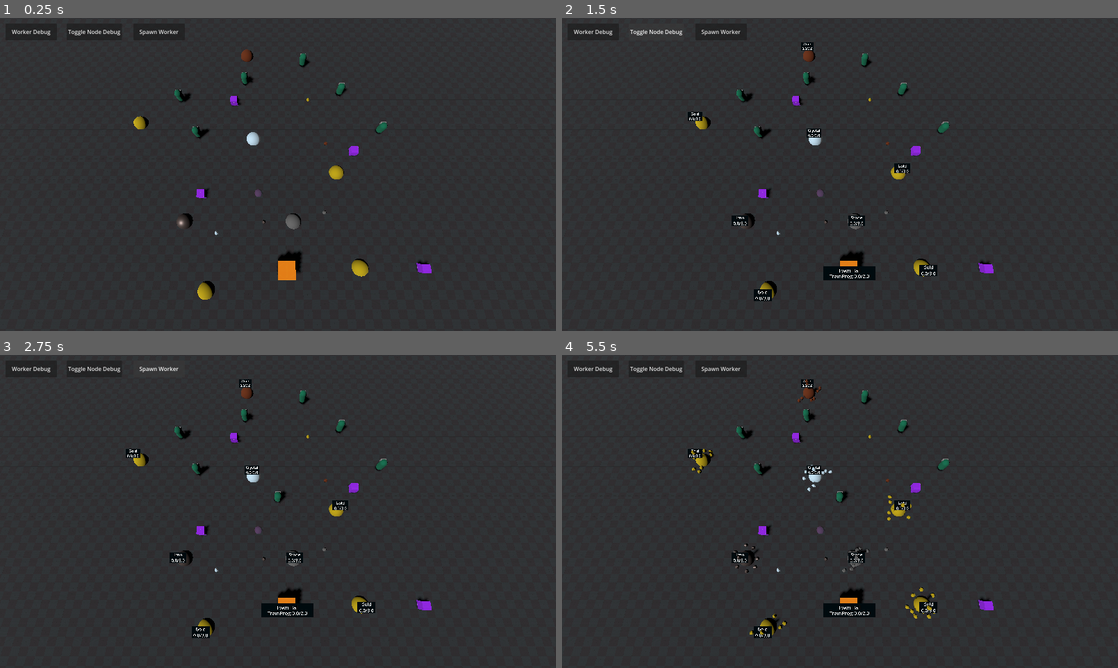
Above: before the commit, frames 1-4 (two rows, left to right).
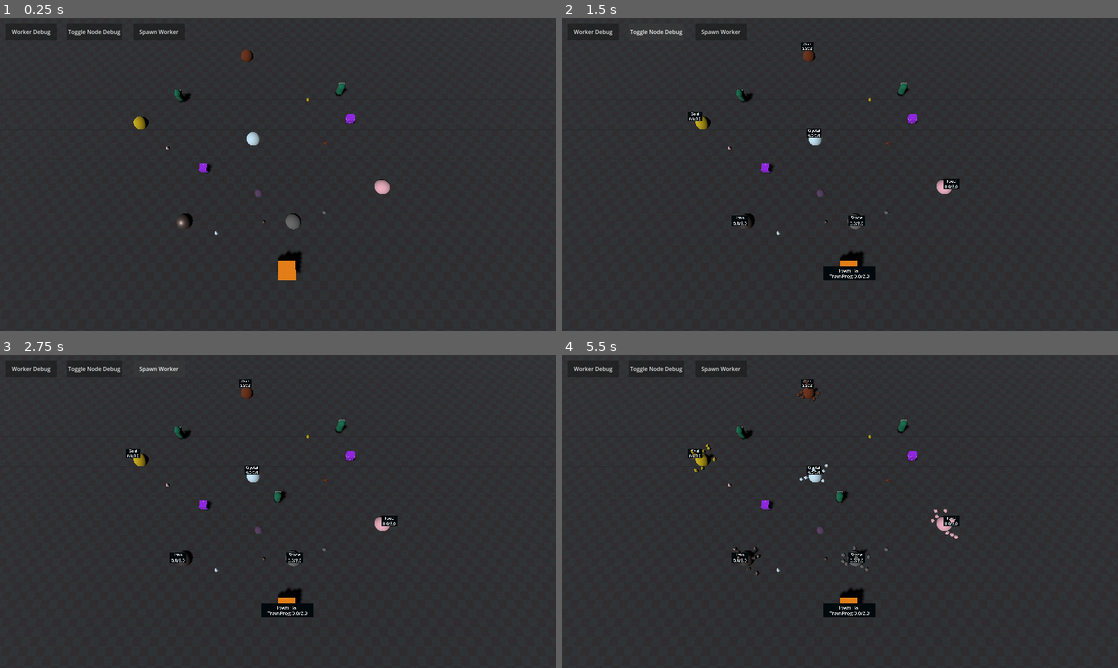
Above: after the commit, the same moments.

Repository: swpgamedev/outpost-defense
Game: Godot game, scene res://WorldScenes/TestScenes/worker_test_level.tscn
The game is run twice, just before and just after one commit, with the same random seed, the same clock (stepped at 60 frames per second) and the same inputs. The project has no main scene, so this scene is started directly.
Inputs (mouse positions are in pixels of both pictures, inside the frame that each line leads up to):
- Up to frame 1 (0.25 s): no input
- Up to frame 2 (1.5 s): click "Worker Debug" at 0.5 s; click "Toggle Node Debug" at 1.25 s
- Up to frame 3 (2.75 s): click "Spawn Worker" at 2 s
- Up to frame 4 (5.5 s): tap Enter (ui_accept) at 2.75, 3.5 s; move the mouse to (962, 495) at 2.77 s; hold D (move_right) 2.78-3.53 s; right-click (962, 495) at 2.85 s; click (962, 495) at 2.92 s; tap Space (jump) at 3.02, 3.77, 5.27 s; move the mouse to (728, 527) at 3.52 s; hold S (move_back) 3.53-4.28 s; right-click (728, 527) at 3.6 s; move the mouse to (895, 442) at 4.27 s; hold D (move_right) 4.28-5.03 s; right-click (895, 442) at 4.35 s; move the mouse to (812, 574) at 5.02 s; hold W (move_forward) from 5.03 s (still down); right-click (812, 574) at 5.1 s; click (812, 574) at 5.17 s

The runs differ from the first frame. In frame 1, 1.1% of the frame differs, in the area x 29-78%, y 11-90%; in frame 2, 1.3%; in frame 3, 1.3%; in frame 4, 1.8%, in the area x 23-78%, y 7-91%.

Commit message:
Added food as a resource

Diff:
--- /dev/null
+++ b/Art/Materials/ResourceMats/test_food_mat.tres
@@ -0,0 +1,4 @@
+[gd_resource type="StandardMaterial3D" format=3 uid="uid://ddtvlvklnfd6x"]
+
+[resource]
+albedo_color = Color(0.9077636, 0.67896366, 0.74431103, 1)
--- a/Buildings/building.gd
+++ b/Buildings/building.gd
@@ -18,6 +18,23 @@
 	chunk.reparent(self)
 	chunk.process_mode = Node.PROCESS_MODE_DISABLED
 
+
 func RequestRecieved() :
 	print("RECIEVED")
 	pass
+
+
+func TakeHit(damage_value : float) :
+	current_hp -= damage_value
+	if current_hp <= 0 :
+		BuildingDie()
+
+
+func BuildingDie() :
+	pass
+	# Need to figure out what needs to happen when a building dies
+
+
+
+
+#
--- a/Buildings/town_hall_behavior.gd
+++ b/Buildings/town_hall_behavior.gd
@@ -4,17 +4,15 @@
 @export var debug_enabled : bool
 @export var debug_label_parent : Node3D
 @export var debug_training_progress_label : Label3D
-@export_group("")
 
 @export_group("Worker")
 @export var worker_train_time : float = 2
 var train_timer : float = 0
 var currently_training : bool = false
-var worker_cost : RequestManager.Resource_Cost = RequestManager.CreateResourceCost(5, 0, 0, 0, 0)
+var worker_cost : RequestManager.Resource_Cost = RequestManager.CreateResourceCost(5, 5, 0, 0, 0, 0)
 #@export var worker_cost : RequestManager.Resource_Cost ### TODO make ResourceCost a Resource
 
 var request_active : bool = false
-
 
 @export_group("Spawning")
 @export var spawn_point : Node3D
@@ -28,16 +26,12 @@
 
 func _ready() -> void:
 	ResourceManager.Track_TownHall(self)
-
 	TryRequestWorkerResources()
 
 func _process(delta: float) -> void:
 	if debug_enabled :
-
 		if not debug_label_parent.is_visible_in_tree() :
 			debug_label_parent.visible = true
-			print(debug_label_parent.is_visible_in_tree())
-
 		var info_string : String = \
 		"Train Prog: " + \
 		String.num(train_timer, 2) + "/" + \
@@ -53,9 +47,7 @@
 		if train_timer > worker_train_time :
 			train_timer = 0
 			currently_training = false
-			print("Weow")
 			WorkerManager.SpawnWorker(spawn_point.global_position, worker_parent, level_root)
-	pass
 
 func TryRequestWorkerResources() :
 	RequestManager.CreateRequest(self, worker_cost)
--- a/Characters/Worker/worker_behavior.gd
+++ b/Characters/Worker/worker_behavior.gd
@@ -109,13 +109,13 @@
 				# ask what resources are needed
 				#resource_priority = ResourceManager.GetResourcePriority() ## Array? start top prio to last bottom prio?
 				# TEMP ### At some point need to prioritize resource type instead of random
-				target = ResourceManager.GetClosestResourceNode(self.global_position, ResourceManager.ResourceType.values()[randi_range(0, 4)])
+				target = ResourceManager.GetClosestResourceNode(self.global_position, ResourceManager.ResourceType.values()[randi_range(0, 5)])
 
 			WorkerManager.JobType.Logistics :
 				# TEMP ### At some point need to prioritize resource type instead of random
 				# Lets try and find a chunk
 				if held_chunk == null :
-					target = ResourceManager.GetClosestResourceChunk(self.global_position, ResourceManager.ResourceType.values()[randi_range(0, 4)])
+					target = ResourceManager.GetClosestResourceChunk(self.global_position, ResourceManager.ResourceType.values()[randi_range(0, 5)])
 					if target != null :
 						print("TARGET TARGETED? : " + str(target) + " | " + str(target.targeted))
 						target.targeted = true
@@ -161,6 +161,7 @@
 				# We shouldn't have a target if we're idle...
 				push_error("We are Idle but have a target... | " + str(self.name))
 				print_debug("")
+				pass
 
 			WorkerManager.JobType.Gather :
 				if in_range :
--- a/Resources/Chunks/crystal_chunk.tscn
+++ b/Resources/Chunks/crystal_chunk.tscn
@@ -4,7 +4,7 @@
 [ext_resource type="Material" uid="uid://hw6gg5rqcy00" path="res://Art/Materials/ResourceMats/test_crystal_mat.tres" id="2_lb1h6"]
 
 [node name="CrystalChunk" unique_id=1059760451 instance=ExtResource("1_cr42h")]
-chunk_resource = 4
+chunk_resource = 5
 
 [node name="MeshInstance3D" parent="Mesh" parent_id_path=PackedInt32Array(577469254) index="0" unique_id=428252395]
 surface_material_override/0 = ExtResource("2_lb1h6")
--- /dev/null
+++ b/Resources/Chunks/food_chunk.tscn
@@ -0,0 +1,12 @@
+[gd_scene format=3 uid="uid://4kw71ju57gmk"]
+
+[ext_resource type="PackedScene" uid="uid://dlwy445tnc2s8" path="res://Resources/Chunks/resource_chunk.tscn" id="1_g84yl"]
+[ext_resource type="Material" uid="uid://ddtvlvklnfd6x" path="res://Art/Materials/ResourceMats/test_food_mat.tres" id="2_3a1bx"]
+
+[node name="FoodChunk" unique_id=1059760451 instance=ExtResource("1_g84yl")]
+
+[node name="MeshInstance3D" parent="Mesh" parent_id_path=PackedInt32Array(577469254) index="0" unique_id=428252395]
+surface_material_override/0 = ExtResource("2_3a1bx")
+
+[node name="MeshInstance3D2" parent="Mesh" parent_id_path=PackedInt32Array(577469254) index="1" unique_id=149282387]
+surface_material_override/0 = ExtResource("2_3a1bx")
--- a/Resources/Chunks/gold_chunk.tscn
+++ b/Resources/Chunks/gold_chunk.tscn
@@ -4,6 +4,7 @@
 [ext_resource type="Material" uid="uid://oifkan0m3prh" path="res://Art/Materials/ResourceMats/test_gold_mat.tres" id="2_gnlcu"]
 
 [node name="GoldChunk" unique_id=1059760451 instance=ExtResource("1_tq00d")]
+chunk_resource = 1
 
 [node name="MeshInstance3D" parent="Mesh" parent_id_path=PackedInt32Array(577469254) index="0" unique_id=428252395]
 surface_material_override/0 = ExtResource("2_gnlcu")
--- a/Resources/Chunks/iron_chunk.tscn
+++ b/Resources/Chunks/iron_chunk.tscn
@@ -4,7 +4,7 @@
 [ext_resource type="Material" uid="uid://b5fq4dfc32roe" path="res://Art/Materials/ResourceMats/test_iron_mat.tres" id="2_fkllb"]
 
 [node name="IronChunk" unique_id=1059760451 instance=ExtResource("1_8ho2m")]
-chunk_resource = 3
+chunk_resource = 4
 
 [node name="MeshInstance3D" parent="Mesh" parent_id_path=PackedInt32Array(577469254) index="0" unique_id=428252395]
 surface_material_override/0 = ExtResource("2_fkllb")
--- a/Resources/Chunks/stone_chunk.tscn
+++ b/Resources/Chunks/stone_chunk.tscn
@@ -4,7 +4,7 @@
 [ext_resource type="Material" uid="uid://bf8lfl58rwlf2" path="res://Art/Materials/ResourceMats/test_stone_mat.tres" id="2_23jrc"]
 
 [node name="StoneChunk" unique_id=1059760451 instance=ExtResource("1_5bluk")]
-chunk_resource = 2
+chunk_resource = 3
 
 [node name="MeshInstance3D" parent="Mesh" parent_id_path=PackedInt32Array(577469254) index="0" unique_id=428252395]
 surface_material_override/0 = ExtResource("2_23jrc")
--- a/Resources/Chunks/wood_chunk.tscn
+++ b/Resources/Chunks/wood_chunk.tscn
@@ -4,7 +4,7 @@
 [ext_resource type="Material" uid="uid://777ggk7awtxr" path="res://Art/Materials/ResourceMats/test_wood_mat.tres" id="2_xbhn1"]
 
 [node name="WoodChunk" unique_id=1059760451 instance=ExtResource("1_iqx5k")]
-chunk_resource = 1
+chunk_resource = 2
 
 [node name="MeshInstance3D" parent="Mesh" parent_id_path=PackedInt32Array(577469254) index="0" unique_id=428252395]
 surface_material_override/0 = ExtResource("2_xbhn1")
--- a/Resources/Nodes/crystal_resource_node.tscn
+++ b/Resources/Nodes/crystal_resource_node.tscn
@@ -4,7 +4,7 @@
 [ext_resource type="Material" uid="uid://hw6gg5rqcy00" path="res://Art/Materials/ResourceMats/test_crystal_mat.tres" id="2_15hh8"]
 
 [node name="CrystalResourceNode" unique_id=830053814 instance=ExtResource("1_rsd3j")]
-node_resource = 4
+node_resource = 5
 
 [node name="MeshInstance3D" parent="." index="0" unique_id=1133214649]
 surface_material_override/0 = ExtResource("2_15hh8")
--- /dev/null
+++ b/Resources/Nodes/food_resource_node.tscn
@@ -0,0 +1,9 @@
+[gd_scene format=3 uid="uid://dt4iu0bhj8xha"]
+
+[ext_resource type="PackedScene" uid="uid://c0hb15tk506b8" path="res://Resources/Nodes/base_resource_node.tscn" id="1_ab1wc"]
+[ext_resource type="Material" uid="uid://ddtvlvklnfd6x" path="res://Art/Materials/ResourceMats/test_food_mat.tres" id="2_jg54a"]
+
+[node name="FoodResourceNode" unique_id=830053814 instance=ExtResource("1_ab1wc")]
+
+[node name="MeshInstance3D" parent="." index="0" unique_id=1133214649]
+surface_material_override/0 = ExtResource("2_jg54a")
--- a/Resources/Nodes/gold_resource_node.tscn
+++ b/Resources/Nodes/gold_resource_node.tscn
@@ -4,9 +4,7 @@
 [ext_resource type="Material" uid="uid://oifkan0m3prh" path="res://Art/Materials/ResourceMats/test_gold_mat.tres" id="2_s2elr"]
 
 [node name="GoldResourceNode" unique_id=830053814 instance=ExtResource("1_608an")]
+node_resource = 1
 
 [node name="MeshInstance3D" parent="." index="0" unique_id=1133214649]
 surface_material_override/0 = ExtResource("2_s2elr")
-
-[node name="NavigationObstacle3D" parent="." index="2" unique_id=122314741]
-radius = 0.5
--- a/Resources/Nodes/iron_resource_node.tscn
+++ b/Resources/Nodes/iron_resource_node.tscn
@@ -4,7 +4,7 @@
 [ext_resource type="Material" uid="uid://b5fq4dfc32roe" path="res://Art/Materials/ResourceMats/test_iron_mat.tres" id="2_vl5at"]
 
 [node name="IronResourceNode" unique_id=830053814 instance=ExtResource("1_1d70n")]
-node_resource = 3
+node_resource = 4
 
 [node name="MeshInstance3D" parent="." index="0" unique_id=1133214649]
 surface_material_override/0 = ExtResource("2_vl5at")
--- a/Resources/Nodes/stone_resource_node.tscn
+++ b/Resources/Nodes/stone_resource_node.tscn
@@ -4,7 +4,7 @@
 [ext_resource type="Material" uid="uid://bf8lfl58rwlf2" path="res://Art/Materials/ResourceMats/test_stone_mat.tres" id="2_o45gv"]
 
 [node name="StoneResourceNode" unique_id=830053814 instance=ExtResource("1_4bxey")]
-node_resource = 2
+node_resource = 3
 
 [node name="MeshInstance3D" parent="." index="0" unique_id=1133214649]
 surface_material_override/0 = ExtResource("2_o45gv")
--- a/Resources/Nodes/wood_resource_node.tscn
+++ b/Resources/Nodes/wood_resource_node.tscn
@@ -4,7 +4,7 @@
 [ext_resource type="Material" uid="uid://777ggk7awtxr" path="res://Art/Materials/ResourceMats/test_wood_mat.tres" id="2_1itf3"]
 
 [node name="WoodResourceNode" unique_id=830053814 instance=ExtResource("1_r3tbw")]
-node_resource = 1
+node_resource = 2
 
 [node name="MeshInstance3D" parent="." index="0" unique_id=1133214649]
 surface_material_override/0 = ExtResource("2_1itf3")
--- a/Utility/Managers/request_manager.gd
+++ b/Utility/Managers/request_manager.gd
@@ -12,6 +12,7 @@
 
 class Resource_Cost :
 	var cost : Dictionary[ResourceManager.ResourceType, int] = {
+		ResourceManager.ResourceType.Food : 0,
 		ResourceManager.ResourceType.Gold : 0,
 		ResourceManager.ResourceType.Wood : 0,
 		ResourceManager.ResourceType.Stone : 0,
@@ -22,9 +23,10 @@
 	func UpdateByAmount(resource_type : ResourceManager.ResourceType, amount : int) : ## +/-
 		cost[resource_type] = cost.values()[resource_type] + amount
 
-func CreateResourceCost(gold_val : int, wood_val : int, stone_val : int, iron_val : int, crystal_val : int) -> Resource_Cost :
+func CreateResourceCost(food_val : int, gold_val : int, wood_val : int, stone_val : int, iron_val : int, crystal_val : int) -> Resource_Cost :
 	var new_cost : Resource_Cost = Resource_Cost.new()
 	new_cost.cost = {
+		ResourceManager.ResourceType.Food : food_val,
 		ResourceManager.ResourceType.Gold : gold_val,
 		ResourceManager.ResourceType.Wood : wood_val,
 		ResourceManager.ResourceType.Stone : stone_val,
@@ -37,7 +39,7 @@
 
 	# Dummy requests for testing
 	var building2 : Building = get_tree().root.find_child("ResourceStorage", true, false)
-	var test_cost2 : Resource_Cost = CreateResourceCost(10, 5, 1, 1, 1)
+	var test_cost2 : Resource_Cost = CreateResourceCost(1, 10, 5, 1, 1, 1)
 
 	CreateRequest(building2, test_cost2)
 
@@ -80,9 +82,10 @@
 				if distance < shortest_distance :
 					shortest_distance = distance
 					closest_request = existing_requests[i]
-					print("Request source: " + str(closest_request.source_request.name) + " | Distance to request: " + str(distance))
+					#print("Request source: " + str(closest_request.source_request.name) + " | Distance to request: " + str(distance))
 	if closest_request == null :
 		print("No matching request found")
+		pass
 	return closest_request
 
 
--- a/Utility/Managers/resource_manager.gd
+++ b/Utility/Managers/resource_manager.gd
@@ -1,8 +1,9 @@
 extends Node
 
-enum ResourceType {Gold, Wood, Stone, Iron, Crystal}
+enum ResourceType {Food, Gold, Wood, Stone, Iron, Crystal}
 
 #region NODES AND CHUNKS
+var FoodNodes : Array[ResourceNode] = []
 var GoldNodes : Array[ResourceNode] = []
 var WoodNodes : Array[ResourceNode] = []
 var StoneNodes : Array[ResourceNode] = []
@@ -10,6 +11,7 @@
 var CrystalNodes : Array[ResourceNode] = []
 
 # will defo break if moving stuff
+var food_chunk : PackedScene = preload("res://Resources/Chunks/food_chunk.tscn")
 var gold_chunk : PackedScene = preload("res://Resources/Chunks/gold_chunk.tscn")
 var wood_chunk : PackedScene = preload("res://Resources/Chunks/wood_chunk.tscn")
 var stone_chunk : PackedScene = preload("res://Resources/Chunks/stone_chunk.tscn")
@@ -18,6 +20,7 @@
 
 var chunk_scenes : Array[PackedScene] = [gold_chunk, wood_chunk, stone_chunk, iron_chunk, crystal_chunk]
 
+var FoodChunks : Array[ResourceChunk] = []
 var GoldChunks : Array[ResourceChunk] = []
 var WoodChunks : Array[ResourceChunk] = []
 var StoneChunks : Array[ResourceChunk] = []
@@ -33,36 +36,27 @@
 var ResourceStorages : Array[ResourceStorage] = []
 var TownHalls : Array[Building] = []
 
-#region RESOURCE REQUESTS
+func _ready() -> void:
+	nodeDict[0] = FoodNodes
+	nodeDict[1] = GoldNodes
+	nodeDict[2] = WoodNodes
+	nodeDict[3] = StoneNodes
+	nodeDict[4] = IronNodes
+	nodeDict[5] = CrystalNodes
 
-# OUTSTANDING = player or director has requested a building
-var outstanding_gold_req : float
-var outstanding_wood_req : float
-var outstanding_stone_req : float
-var outstanding_iron_req : float
-var outstanding_crystal_req : float
-
-# PENDING = resources tagged to be used for building requests (can be at site, in warehouse, or in logi worker inventory)
-var pending_gold_req : float
-### blah blah blah
-#endregion
-
-func _ready() -> void:
-	nodeDict[0] = GoldNodes
-	nodeDict[1] = WoodNodes
-	nodeDict[2] = StoneNodes
-	nodeDict[3] = IronNodes
-	nodeDict[4] = CrystalNodes
-
-	chunkDict[0] = GoldChunks
-	chunkDict[1] = WoodChunks
-	chunkDict[2] = StoneChunks
-	chunkDict[3] = IronChunks
-	chunkDict[4] = CrystalChunks
+	chunkDict[0] = FoodChunks
+	chunkDict[1] = GoldChunks
+	chunkDict[2] = WoodChunks
+	chunkDict[3] = StoneChunks
+	chunkDict[4] = IronChunks
+	chunkDict[5] = CrystalChunks
 
 func Track_Resource_Node(new_node : ResourceNode, resource_type : ResourceType) :
 	allNodes.append(new_node)
 	match resource_type :
+		ResourceType.Food :
+			FoodNodes.append(new_node)
+			new_node.chunk_to_spawn = food_chunk
 		ResourceType.Gold :
 			GoldNodes.append(new_node)
 			new_node.chunk_to_spawn = gold_chunk
@@ -82,6 +76,8 @@
 func Untrack_Resource_Node(node_to_remove : ResourceNode, resource_type : ResourceType) :
 	allNodes.erase(node_to_remove)
 	match resource_type :
+		ResourceType.Food :
+			FoodNodes.erase(node_to_remove)
 		ResourceType.Gold :
 			GoldNodes.erase(node_to_remove)
 		ResourceType.Wood :
@@ -95,6 +91,8 @@
 
 func Track_Resource_Chunk(new_chunk : ResourceChunk, resource_type : ResourceType) :
 	match resource_type :
+		ResourceType.Food :
+			FoodChunks.append(new_chunk)
 		ResourceType.Gold :
 			GoldChunks.append(new_chunk)
 		ResourceType.Wood :
@@ -108,6 +106,8 @@
 
 func Untrack_Resource_Chunk(chunk_to_remove : ResourceChunk,  resource_type : ResourceType) :
 	match resource_type :
+		ResourceType.Food :
+			FoodChunks.erase(chunk_to_remove)
 		ResourceType.Gold :
 			GoldChunks.erase(chunk_to_remove)
 		ResourceType.Wood :
@@ -131,62 +131,41 @@
 func Untrack_TownHall(townhall : Building) :
 	TownHalls.erase(townhall)
 
+# Could make generic find closest variant
+# Would need some if's to filter chunks or nodes
+
 func GetClosestResourceNode(origin : Vector3, resource : ResourceType) -> ResourceNode :
 	var shortest_distance : float = INF
 	var closest_node : ResourceNode = null
-
 	var nodes_to_check : Array[ResourceNode] = nodeDict[resource]
-	#print("NODES TO CHECK: " + str(nodes_to_check))
 	for check_node in nodes_to_check :
-		print(check_node.node_resource)
-		#if check_node.node_resource
-
-
 		var distance : float = origin.distance_to(check_node.global_position)
-		#print("Checking this node: " + str(check_node) + ", Distance: " + str(distance))
 		if distance < shortest_distance :
-			#print("NEW SHORTEST")
 			shortest_distance = distance
 			closest_node = check_node
-
 	return closest_node
-
 
 func GetClosestResourceChunk(origin : Vector3, resource : ResourceType) -> ResourceChunk :
 	var shortest_distance : float = INF
 	var closest_chunk : ResourceChunk = null
-
 	var chunks_to_check : Array[ResourceChunk] = chunkDict[resource]
-	#print("Chunks TO CHECK: " + str(chunks_to_check))
 	for check_chunk in chunks_to_check :
-		#print("Looking at: " + str(check_chunk.name) + " | " + str(check_chunk.chunk_resource))
-
-		# filtering by if it's already targeted by another worker and if it's the resource we want
 		if check_chunk.targeted == false and check_chunk.chunk_resource == resource :
 			var distance : float = origin.distance_to(check_chunk.global_position)
-			#print("Checking this chunk: " + str(check_chunk) + ", Distance: " + str(distance))
 			if distance < shortest_distance :
-				#print("NEW SHORTEST")
 				shortest_distance = distance
 				closest_chunk = check_chunk
-
 	return closest_chunk
 
 func GetClosestResourceStorage(origin : Vector3) -> ResourceStorage :
 	var shortest_distance : float = INF
 	var closest_storage : ResourceStorage = null
-
 	var storage_to_check : Array[ResourceStorage] = ResourceStorages
-	#print("Chunks TO CHECK: " + str(chunks_to_check))
 	for check_storage in storage_to_check :
-
 		var distance : float = origin.distance_to(check_storage.global_position)
-		#print("Checking this chunk: " + str(check_chunk) + ", Distance: " + str(distance))
 		if distance < shortest_distance :
-			#print("NEW SHORTEST")
 			shortest_distance = distance
 			closest_storage = check_storage
-
 	return closest_storage
 
 
@@ -207,4 +186,5 @@
 
 
 
+
 #llllllllllllllllll
--- a/WorldScenes/TestScenes/worker_test_level.tscn
+++ b/WorldScenes/TestScenes/worker_test_level.tscn
@@ -11,6 +11,7 @@
 [ext_resource type="PackedScene" uid="uid://b4nseybi7knwr" path="res://Resources/Chunks/wood_chunk.tscn" id="5_eskjq"]
 [ext_resource type="PackedScene" uid="uid://cis0nl4n0ymtu" path="res://Resources/Chunks/stone_chunk.tscn" id="6_bv7qf"]
 [ext_resource type="PackedScene" uid="uid://dkitka82v8u3k" path="res://Resources/Chunks/iron_chunk.tscn" id="7_rjr5o"]
+[ext_resource type="PackedScene" uid="uid://dt4iu0bhj8xha" path="res://Resources/Nodes/food_resource_node.tscn" id="8_0hoem"]
 [ext_resource type="PackedScene" uid="uid://cswkysp5p53bp" path="res://Resources/Chunks/crystal_chunk.tscn" id="8_q6erq"]
 [ext_resource type="PackedScene" uid="uid://bvlc6p6dxl3gp" path="res://Resources/Nodes/gold_resource_node.tscn" id="8_uwgho"]
 [ext_resource type="PackedScene" uid="uid://doa0cqjict353" path="res://Resources/Nodes/wood_resource_node.tscn" id="9_wo14j"]
@@ -18,6 +19,7 @@
 [ext_resource type="PackedScene" uid="uid://b27tk6fx1onjr" path="res://Resources/Nodes/iron_resource_node.tscn" id="11_iiv7w"]
 [ext_resource type="PackedScene" uid="uid://bg7afn6kw431c" path="res://Resources/Nodes/crystal_resource_node.tscn" id="12_m00fy"]
 [ext_resource type="PackedScene" uid="uid://dhrj77j07ax2b" path="res://Buildings/town_hall.tscn" id="12_y4mkk"]
+[ext_resource type="PackedScene" uid="uid://4kw71ju57gmk" path="res://Resources/Chunks/food_chunk.tscn" id="14_vu4am"]
 [ext_resource type="PackedScene" uid="uid://qqafnd46vouw" path="res://Buildings/resource_storage.tscn" id="15_iagux"]
 
 [sub_resource type="NavigationMesh" id="NavigationMesh_3w2og"]
@@ -162,33 +164,18 @@
 worker_parent = NodePath("../../Workers")
 
 [node name="ResourceStorage" parent="Buildings" unique_id=1888111638 instance=ExtResource("15_iagux")]
-transform = Transform3D(1, 0, 0, 0, 1, 0, 0, 0, 1, -10.5, 0, 1.5)
+transform = Transform3D(1, 0, 0, 0, 1, 0, 0, 0, 1, -10.5, 0, 6.5)
 
 [node name="ResourceStorage2" parent="Buildings" unique_id=1576425289 instance=ExtResource("15_iagux")]
-transform = Transform3D(1, 0, 0, 0, 1, 0, 0, 0, 1, 10, 0, -4.5)
-
-[node name="ResourceStorage3" parent="Buildings" unique_id=483846021 instance=ExtResource("15_iagux")]
-transform = Transform3D(1, 0, 0, 0, 1, 0, 0, 0, 1, -17.5, 0, -13.5)
-
-[node name="ResourceStorage4" parent="Buildings" unique_id=1251395176 instance=ExtResource("15_iagux")]
-transform = Transform3D(1, 0, 0, 0, 1, 0, 0, 0, 1, 6.5, 0, 9.5)
+transform = Transform3D(1, 0, 0, 0, 1, 0, 0, 0, 1, 10, 0, -1)
 
 [node name="TestNodes" type="Node3D" parent="." unique_id=2072295452]
 
-[node name="GoldResourceNode3" parent="TestNodes" unique_id=830053814 instance=ExtResource("8_uwgho")]
-transform = Transform3D(1, 0, 0, 0, 1, 0, 0, 0, 1, -8, 0, -1.5)
-physics_material_override = null
-
-[node name="GoldResourceNode4" parent="TestNodes" unique_id=1762762616 instance=ExtResource("8_uwgho")]
-transform = Transform3D(1, 0, 0, 0, 1, 0, 0, 0, 1, 8.5, 0, -16)
-physics_material_override = null
+[node name="FoodResourceNode" parent="TestNodes" unique_id=830053814 instance=ExtResource("8_0hoem")]
+transform = Transform3D(1, 0, 0, 0, 1, 0, 0, 0, 1, -14, 0, -3.5)
 
 [node name="GoldResourceNode" parent="TestNodes" unique_id=720023152 instance=ExtResource("8_uwgho")]
 transform = Transform3D(1, 0, 0, 0, 1, 0, 0, 0, 1, 20, 0, 6)
-physics_material_override = null
-
-[node name="GoldResourceNode2" parent="TestNodes" unique_id=1055338661 instance=ExtResource("8_uwgho")]
-transform = Transform3D(1, 0, 0, 0, 1, 0, 0, 0, 1, -10, 0, -13.5)
 physics_material_override = null
 
 [node name="WoodResourceNode" parent="TestNodes" unique_id=1816930999 instance=ExtResource("9_wo14j")]
@@ -220,7 +207,10 @@
 
 [node name="TestChunks" type="Node3D" parent="." unique_id=1263990786]
 
-[node name="GoldChunk" parent="TestChunks" unique_id=1059760451 instance=ExtResource("4_8a7s8")]
+[node name="FoodChunk" parent="TestChunks" unique_id=1059760451 instance=ExtResource("14_vu4am")]
+transform = Transform3D(1, 0, 0, 0, 1, 0, 0, 0, 1, 15.5, 0.5, 2)
+
+[node name="GoldChunk" parent="TestChunks" unique_id=1646433849 instance=ExtResource("4_8a7s8")]
 transform = Transform3D(1, 0, 0, 0, 1, 0, 0, 0, 1, -4.503128, 0.24999905, 9.816)
 physics_material_override = null
 linear_damp = 0.0
@@ -264,25 +254,6 @@
 debug_target = NodePath("../../DebugTarget")
 root_level_node = NodePath("../..")
 
-[node name="Worker3" parent="Workers" unique_id=475942067 node_paths=PackedStringArray("debug_target", "root_level_node") instance=ExtResource("3_k7njs")]
-transform = Transform3D(1, 0, 0, 0, 1, 0, 0, 0, 1, 11.319254, 1, 4.1179886)
-debug_target = NodePath("../../DebugTarget")
-root_level_node = NodePath("../..")
-
-[node name="Worker4" parent="Workers" unique_id=623260697 node_paths=PackedStringArray("debug_target", "root_level_node") instance=ExtResource("3_k7njs")]
-transform = Transform3D(1, 0, 0, 0, 1, 0, 0, 0, 1, -14.580553, 1, 4.7804985)
-debug_target = NodePath("../../DebugTarget")
-root_level_node = NodePath("../..")
-
-[node name="Worker5" parent="Workers" unique_id=1343740525 node_paths=PackedStringArray("debug_target", "root_level_node") instance=ExtResource("3_k7njs")]
-transform = Transform3D(1, 0, 0, 0, 1, 0, 0, 0, 1, -3.8600483, 1, 16.427277)
-debug_target = NodePath("../../DebugTarget")
-root_level_node = NodePath("../..")
-
-[node name="Worker6" parent="Workers" unique_id=1059500010 node_paths=PackedStringArray("root_level_node") instance=ExtResource("3_k7njs")]
-transform = Transform3D(1, 0, 0, 0, 1, 0, 0, 0, 1, 5, 1, 13)
-root_level_node = NodePath("../..")
-
 [node name="DebugTarget" type="Node3D" parent="." unique_id=1729126804]
 transform = Transform3D(1, 0, 0, 0, 1, 0, 0, 0, 1, 2.5, 1, -4.5)
 
Not shown, changed: kanban_tasks_data.kanban
